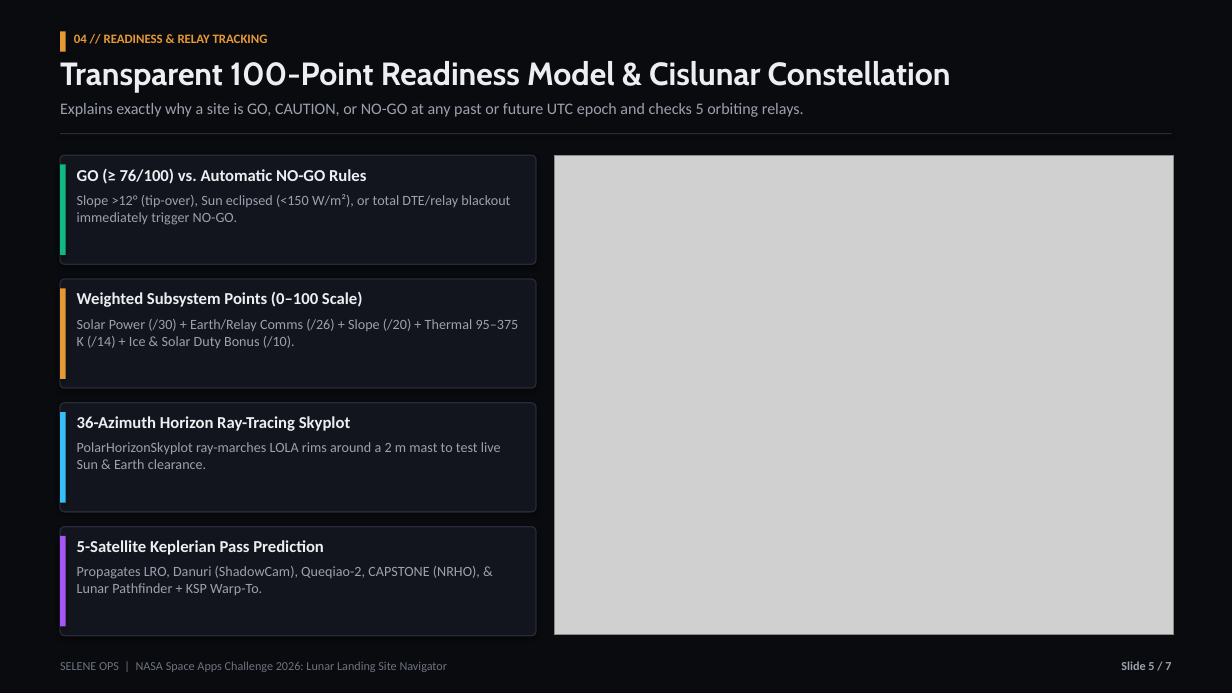
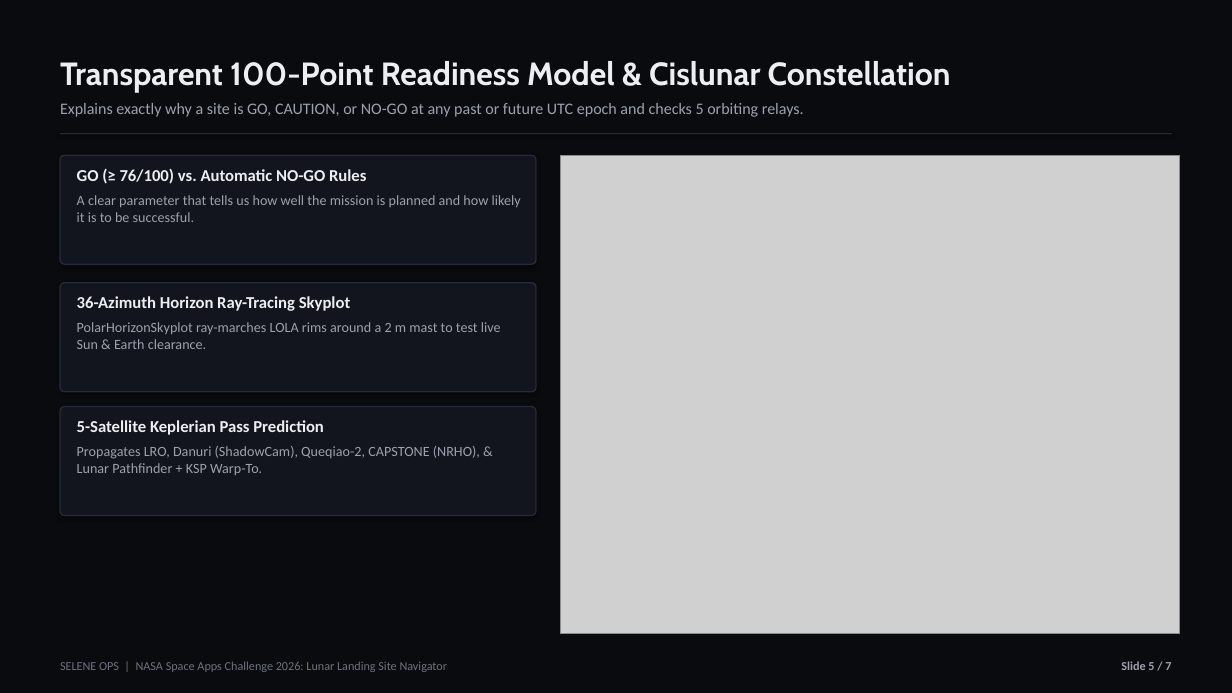
Before and after one commit to AryanBanker07/selene_ops, a slide deck: slide 5 of public/SELENE_OPS_SpaceApps_2026_Presentation.pptx. Drawn at 1232x693 pixels with LibreOffice and Linux fonts; fonts in the diff are those of the drawing; grey boxes stand for pictures. Boxes give left, top, right and bottom in pixels: in the first picture for what was removed or moved away, otherwise in the second. Text is boxed around its words. In the diff, an @@ line names an element or a change of style, - is before the commit and + after.

```diff
--- a/public/SELENE_OPS_SpaceApps_2026_Presentation.pptx
+++ b/public/SELENE_OPS_SpaceApps_2026_Presentation.pptx
@@ rectangle removed at (60, 31, 66, 52) @@
@@ text removed at (74, 34, 268, 43) @@
-04 // READINESS & RELAY TRACKING
@@ rectangle removed at (60, 165, 66, 255) @@
@@ picture: place and size @@
-picture at (555, 156, 1174, 635)
+picture at (560, 155, 1179, 634)
@@ text at (77, 195, 521, 222): text changed @@
-Slope >12° (tip-over), Sun eclipsed (<150 W/m²), or total DTE/relay blackout immediately trigger NO-GO.
+A clear parameter that tells us how well the mission is planned and how likely it is to be successful.
@@ rounded rectangle removed at (60, 279, 536, 388) @@
@@ rectangle removed at (60, 288, 66, 379) @@
@@ text removed at (77, 292, 363, 307) @@
-Weighted Subsystem Points (0–100 Scale)
@@ text removed at (77, 319, 519, 348) @@
-Solar Power (/30) + Earth/Relay Comms (/26) + Slope (/20) + Thermal 95–375 K (/14) + Ice & Solar Duty Bonus (/10).
@@ 4 texts, 2 rounded rectangles: place and size @@
-4 texts, 2 rounded rectangles at (60, 403, 536, 636)
+4 texts, 2 rounded rectangles at (60, 283, 536, 516)
@@ rectangle removed at (60, 412, 66, 503) @@
@@ rectangle removed at (60, 536, 66, 627) @@
```
Also in this commit, not shown: 5 other slides changed, 4 other files.
